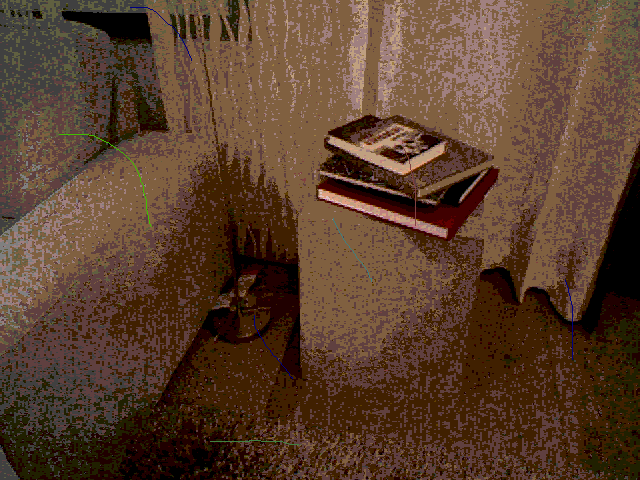
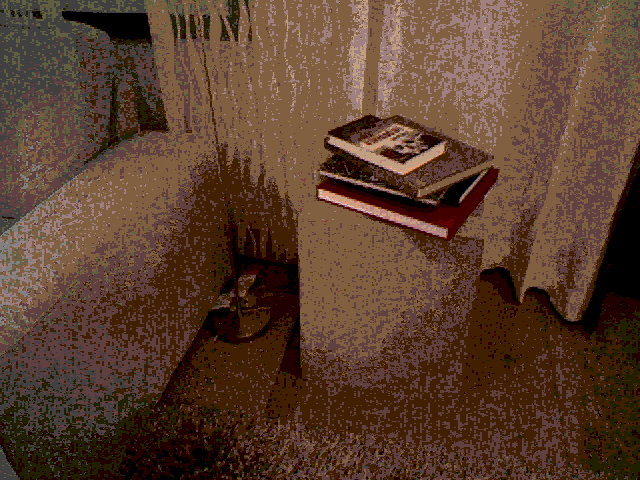
Revision of a layered 640×480 image; what changed, layer by layer:
removed layer "Layer #1" over [59, 7, 573, 445]
